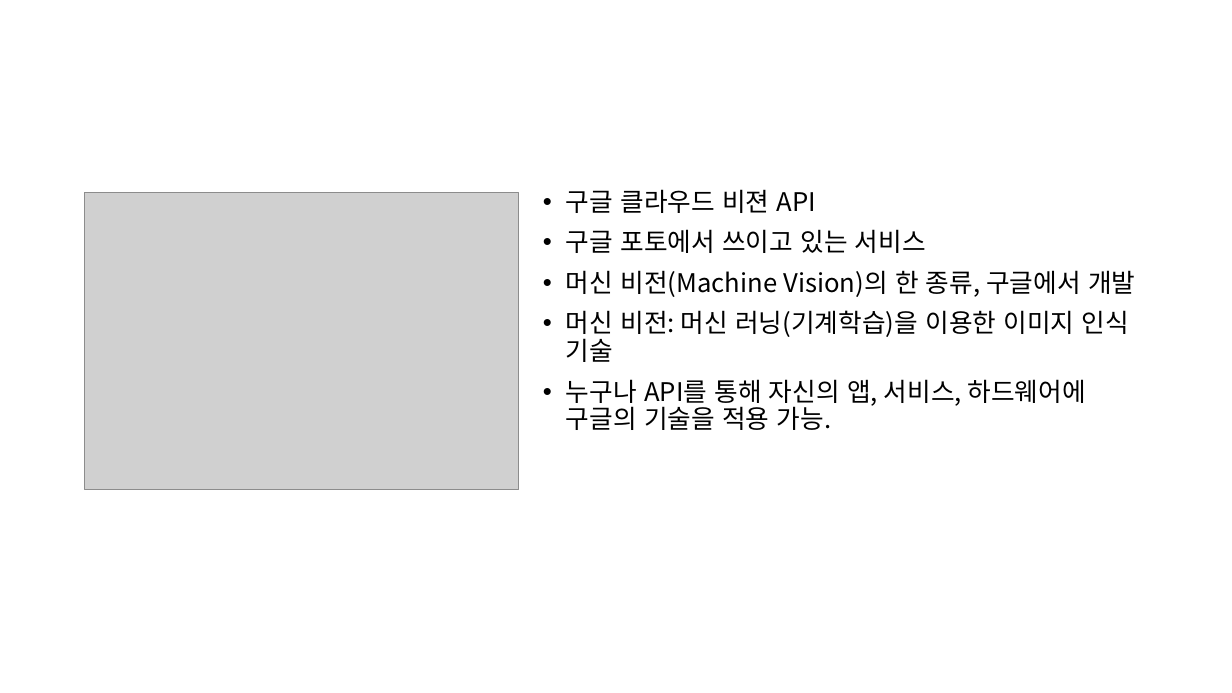
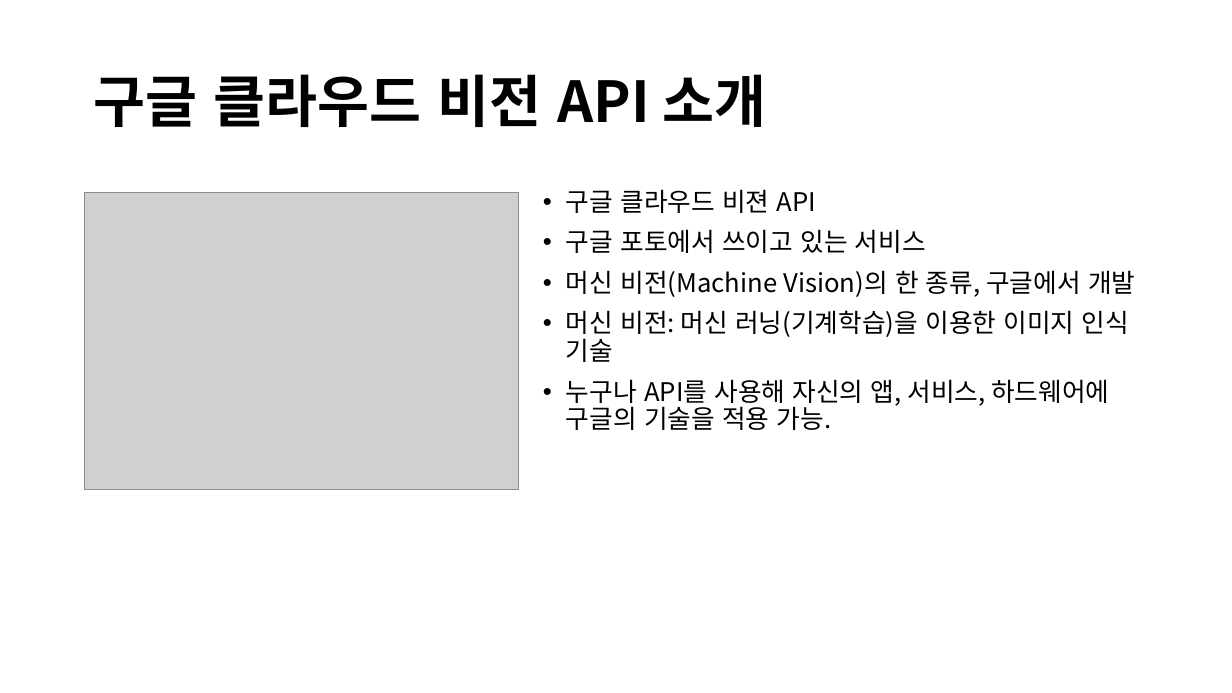
Before and after one commit to CheonSeounghyun/Coordination-Recommend, a slide deck: slide 3 of document/Capston Design Proposal_6week.pptx. Drawn at 1232x693 pixels with LibreOffice and Linux fonts; fonts in the diff are those of the drawing; grey boxes stand for pictures. Boxes give left, top, right and bottom in pixels: in the first picture for what was removed or moved away, otherwise in the second. Text is boxed around its words. In the diff, an @@ line names an element or a change of style, - is before the commit and + after.

Commit message:
ppt update

```diff
--- a/document/Capston Design Proposal_6week.pptx
+++ b/document/Capston Design Proposal_6week.pptx
@@ title added at <box>94,74,767,127</box>, 44 pt, text #000000, bold @@
+구글 클라우드 비전 API 소개
@@ text at <box>566,379,1109,430</box>: text changed @@
-• 누구나 API를 통해 자신의 앱, 서비스, 하드웨어에 구글의 기술을 적용 가능.
+• 누구나 API를 사용해 자신의 앱, 서비스, 하드웨어에 구글의 기술을 적용 가능.
```
Also in this commit, not shown: 10 other slides changed, 1 slide added, 1 slide removed.
